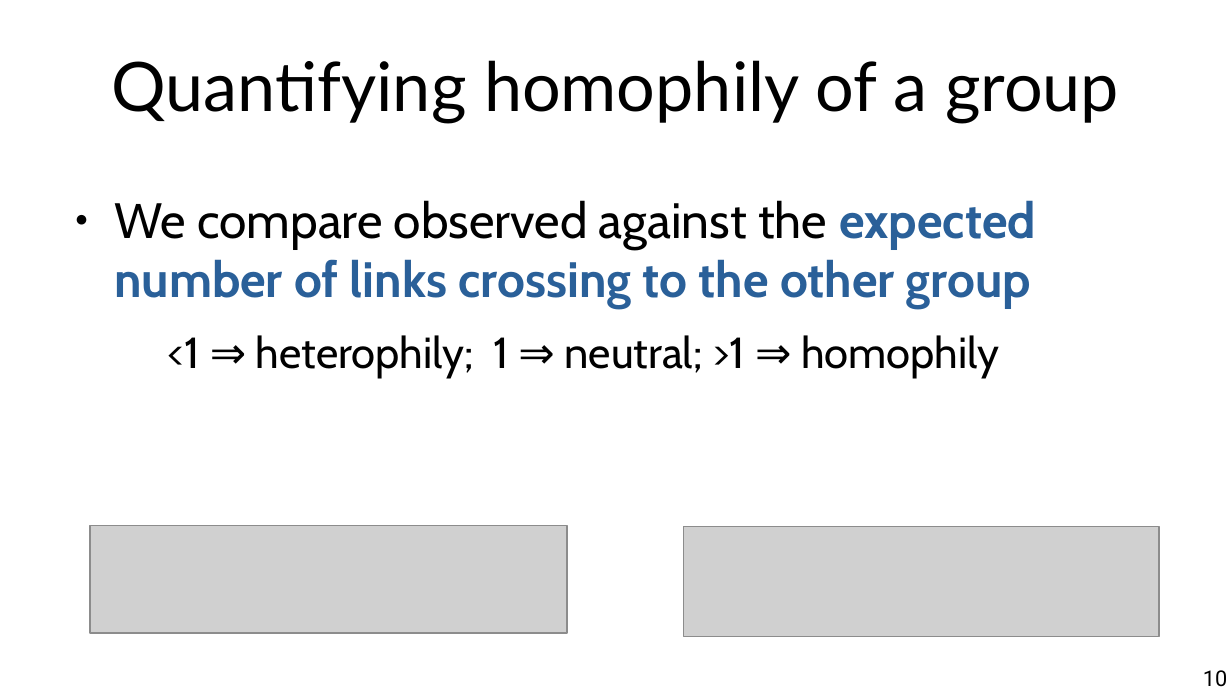
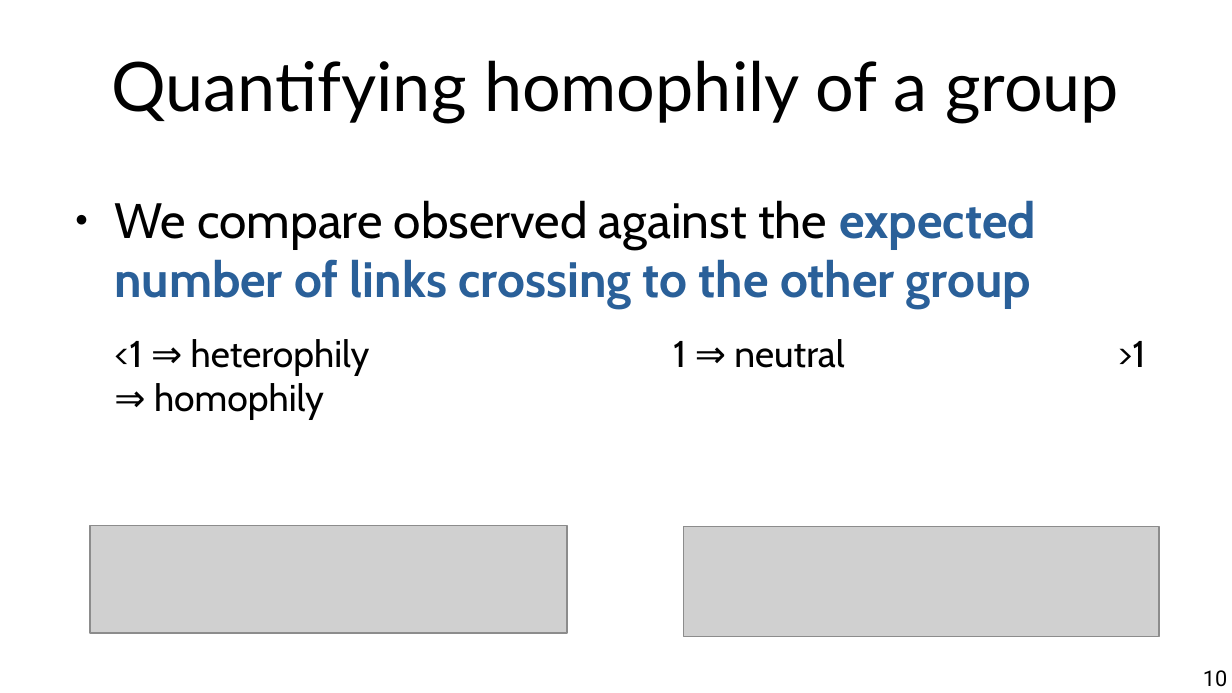
Before and after one commit to chatox/networks-science-course, a slide deck: slide 10 of theory/odp/tt05-homophily_triangles.odp. Drawn at 1232x693 pixels with LibreOffice and Linux fonts; fonts in the diff are those of the drawing; grey boxes stand for pictures. Boxes give left, top, right and bottom in pixels: in the first picture for what was removed or moved away, otherwise in the second. Text is boxed around its words. In the diff, an @@ line names an element or a change of style, - is before the commit and + after.

```diff
--- a/theory/odp/tt05-homophily_triangles.odp
+++ b/theory/odp/tt05-homophily_triangles.odp
@@ text at [114, 339, 1145, 375]: text changed; size 28 to 24 pt @@
-  <1 ⇒ heterophily; 1 ⇒ neutral; >1 ⇒ homophily
+<1 ⇒ heterophily 1 ⇒ neutral >1 ⇒ homophily
```
Also in this commit, not shown: 1 other slide changed, 4 other files.
